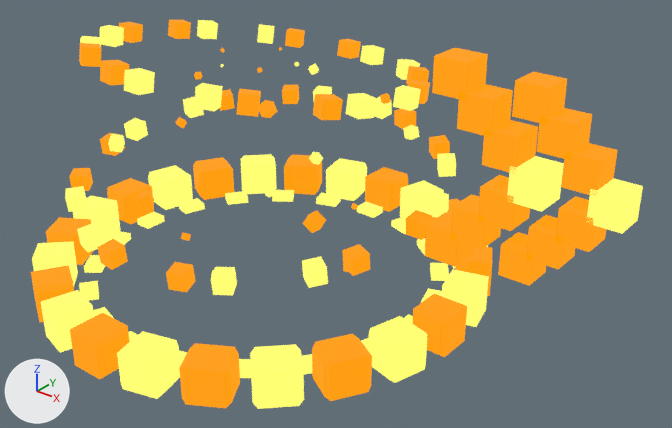
A saved change to the glTF model assets/models/effects/fx_pet_howl_aura.glb.
Before and after are seen from a 50 mm lens placed at (8.41, -8.85, 6.83), pointed at (1.37, -0.06, 1.38). The axes (+X, +Y, +Z) are drawn at lower left. The lights are the same throughout. The first picture is the older version. Where no turn or scale is listed for an object, it has been applied to the vertices.

Script lines for the objects in view, before the commit:
```python
me_mesh_15 = bpy.data.meshes.new('Mesh_15')
me_mesh_15.from_pydata(...)  # a box spanning x -0.21..0.21, y -0.21..0.21, z -0.21..0.21
me_mesh_15.materials.append(mat_material_15)  # black #000000, glowing yellow #ffff72
ob_chevron1 = bpy.data.objects.new('Chevron1', None)
ob_chevron1.parent = ob_chevrons
ob_chevron1.location = (4.183, 0.0, 0.0)
ob_chevron1.scale = (1.04, 1.04, 1.04)
ob_chevron2 = bpy.data.objects.new('Chevron2', None)
ob_chevron2.parent = ob_chevrons
ob_chevron2.location = (5.117, 0.0, 0.0)
ob_chevron2.scale = (0.965, 0.965, 0.965)
ob_pet_howl_aura_chevron1_glow1 = bpy.data.objects.new('pet_howl_aura_Chevron1_Glow1', me_mesh_15)
ob_pet_howl_aura_chevron1_glow1.parent = ob_chevron1
ob_pet_howl_aura_chevron1_glow1.location = (0.0, 0.0, 0.0)
# also in view: 'pet_howl_aura_Orbit1_Glow1' at (-0.03, 0.04, 1.61); 'pet_howl_aura_Chevron2_Glow1' at (5.12, 0.0, 2.6); 'pet_howl_aura_Orbit2_Glow2' at (-0.05, 0.0, 3.21); 'pet_howl_aura_AuraRing_Glow2' at (0.0, 0.0, 0.26); 'pet_howl_aura_AuraRing_Glow1' at (0.0, 0.0, 0.26)
```
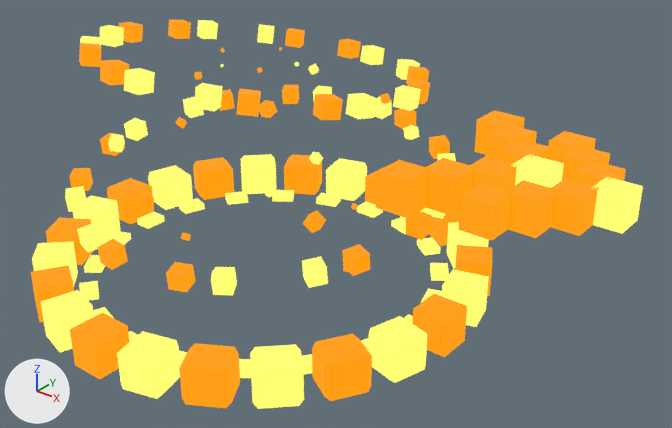
ob_chevron1 is not drawn itself; it is the parent of ob_pet_howl_aura_chevron1_glow1, ob_pet_howl_aura_chevron1_glow2.
ob_chevron2 is not drawn itself; it is the parent of ob_pet_howl_aura_chevron2_glow1, ob_pet_howl_aura_chevron2_glow2.

The edits, one by one:
Object 'Chevron1' (ob_chevron1) turns from (0, 0, 0) to (90, 0, 0) degrees about x, y and z.
Object 'Chevron2' (ob_chevron2) turns from (0, 0, 0) to (90, 0, 0) degrees about x, y and z.

Location of each change, (x1, y1, x2, y2) in pixels of the pictures (672 x 428 px):
'pet_howl_aura_Chevron1_Glow2', turned: before (425, 48, 538, 267); after (376, 110, 550, 218)
'pet_howl_aura_Chevron2_Glow2', turned: before (498, 72, 618, 286); after (458, 131, 626, 240)
'pet_howl_aura_Chevron1_Glow1', turned: before (507, 156, 564, 212); after (510, 155, 564, 188)
'pet_howl_aura_Chevron2_Glow1', turned: before (587, 178, 643, 234); after (593, 177, 643, 234)
